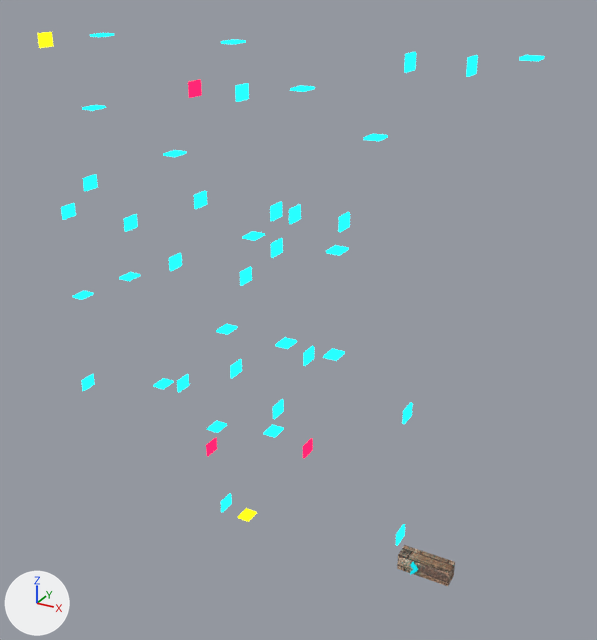
A saved change to the Blender file asset/portal/scena4.blend.
Both versions are drawn from a camera (50 mm lens) standing at (43.5, -73.5, 37.2) and looking at (2.2, 1.6, -0.3). The lights are fixed; the arrows at lower left show +X, +Y and +Z.

Objects in the first picture: 'Cube.046', 'Куб'.
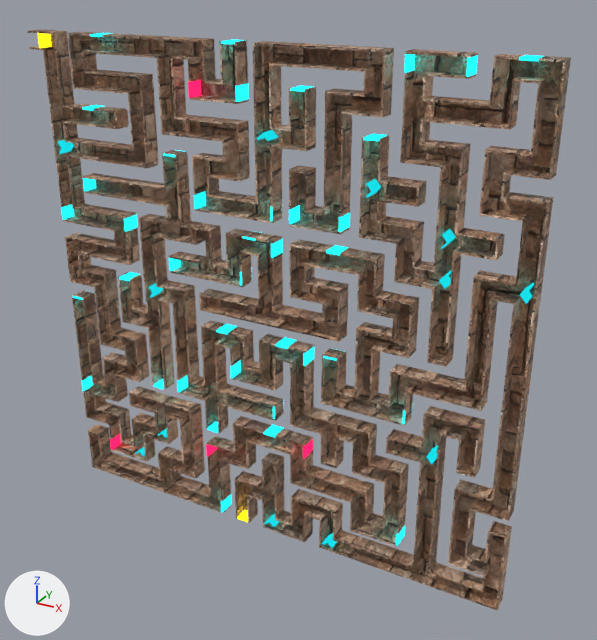
What differs and where, as boxes (x1, y1, x2, y2) in the pictures (597 x 640 px):
'Куб.019', shown: after (28, 29, 571, 610)
'Куб', deleted: before (397, 545, 455, 586)
'Cube.046', moved, turned: before (410, 562, 418, 575); after (520, 282, 534, 304)
'Cube.053', added: after (366, 179, 381, 198)
'Cube.056', added: after (58, 140, 74, 154)
'Cube.054', added: after (257, 130, 278, 141)
'Cube.055', added: after (441, 229, 456, 249)
'Cube.044', added: after (439, 270, 452, 289)
'Cube.045', added: after (426, 445, 438, 465)
'Cube.051', added: after (110, 434, 122, 450)
'Cube.052', added: after (149, 283, 164, 298)
'Cube.047', added: after (322, 533, 337, 548)
'Cube.048', added: after (264, 514, 279, 527)
'Cube.050', added: after (158, 428, 167, 438)
'Cube.049', added: after (135, 447, 145, 456)

Edits to the bpy script that builds the scene:
```text
Change ob_куб_019:
    remove ob_куб_019.hide_render = True
Change ob_cube_046:
    ob_cube_046.location: (18.7, -0.2, -27.0) -> (27.6, -0.2, 8.5)
    ob_cube_046.rotation_euler: (0.0, 2.199, 0.0) -> (0.0, -0.908, 0.0)  # degrees (0, 126, 0) -> degrees (0, -52, 0)
Remove ob_куб:
    ob_куб = bpy.data.objects.new('Куб', me_куб)
Add ob_cube_056:
    ob_cube_056 = bpy.data.objects.new('Cube.056', me_cube_056)  # 16 vertices, 12 faces; spans x -4.85..7.58, y -1.0..1.0, z -1.31..0.74; in mat_4_011 (cyan #1bf2ff)
    ob_cube_056.location = (-28.3, -0.2, 16.5)
    ob_cube_056.rotation_euler = (0.0, 2.182, 0.0)  # degrees (0, 125, 0)
    ob_cube_056.scale = (0.1, 1.06, 0.5)
Add ob_cube_055:
    ob_cube_055 = bpy.data.objects.new('Cube.055', me_cube_055)  # 16 vertices, 12 faces; spans x -4.85..7.58, y -1.0..1.0, z -1.31..0.74; in mat_4_010 (cyan #1bf2ff)
    ob_cube_055.location = (19.6, -0.2, 12.5)
    ob_cube_055.rotation_euler = (0.0, 2.182, 0.0)  # degrees (0, 125, 0)
    ob_cube_055.scale = (0.1, 1.06, 0.5)
Add ob_cube_054:
    ob_cube_054 = bpy.data.objects.new('Cube.054', me_cube_054)  # 16 vertices, 12 faces; spans x -4.85..7.58, y -1.0..1.0, z -1.31..0.74; in mat_4_009 (cyan #1bf2ff)
    ob_cube_054.location = (-0.3, -0.2, 20.4)
    ob_cube_054.rotation_euler = (0.0, 0.611, 0.0)  # degrees (0, 35, 0)
    ob_cube_054.scale = (0.1, 1.06, 0.5)
Add ob_cube_053:
    ob_cube_053 = bpy.data.objects.new('Cube.053', me_cube_053)  # 16 vertices, 12 faces; spans x -4.85..7.58, y -1.0..1.0, z -1.31..0.74; in mat_4_008 (cyan #1bf2ff)
    ob_cube_053.location = (11.6, -0.2, 16.4)
    ob_cube_053.rotation_euler = (0.0, 2.182, 0.0)  # degrees (0, 125, 0)
    ob_cube_053.scale = (0.1, 1.06, 0.5)
Add ob_cube_052:
    ob_cube_052 = bpy.data.objects.new('Cube.052', me_cube_052)  # 16 vertices, 12 faces; spans x -4.85..7.58, y -1.0..1.0, z -1.31..0.74; in mat_4_007 (cyan #1bf2ff)
    ob_cube_052.location = (-16.3, -0.2, 0.4)
    ob_cube_052.rotation_euler = (0.0, 2.182, 0.0)  # degrees (0, 125, 0)
    ob_cube_052.scale = (0.1, 1.06, 0.5)
Add ob_cube_051:
    ob_cube_051 = bpy.data.objects.new('Cube.051', me_cube_051)  # a box spanning x -1.0..1.0, y -1.0..1.0, z -1.0..0.78; in mat_material_044 (pink #ff1a55)
    ob_cube_051.location = (-25.2, -0.3, -23.4)
    ob_cube_051.scale = (0.12, 1.0, 0.9)
Add ob_cube_050:
    ob_cube_050 = bpy.data.objects.new('Cube.050', me_cube_050)  # 16 vertices, 12 faces; spans x -4.85..7.58, y -1.0..1.0, z -1.31..0.74; in mat_4_006 (cyan #1bf2ff)
    ob_cube_050.location = (-16.4, -0.2, -19.4)
    ob_cube_050.rotation_euler = (0.0, 0.611, 0.0)  # degrees (0, 35, 0)
    ob_cube_050.scale = (0.1, 1.06, 0.5)
Add ob_cube_049:
    ob_cube_049 = bpy.data.objects.new('Cube.049', me_cube_049)  # 16 vertices, 12 faces; spans x -4.85..7.58, y -1.0..1.0, z -1.31..0.74; in mat_4_005 (cyan #1bf2ff)
    ob_cube_049.location = (-20.4, -0.2, -23.4)
    ob_cube_049.rotation_euler = (0.0, 0.611, 0.0)  # degrees (0, 35, 0)
    ob_cube_049.scale = (0.1, 1.06, 0.5)
Add ob_cube_048:
    ob_cube_048 = bpy.data.objects.new('Cube.048', me_cube_048)  # 16 vertices, 12 faces; spans x -4.85..7.58, y -1.0..1.0, z -1.31..0.74; in mat_4_004 (cyan #1bf2ff)
    ob_cube_048.location = (-0.3, -0.2, -27.5)
    ob_cube_048.rotation_euler = (0.0, 0.611, 0.0)  # degrees (0, 35, 0)
    ob_cube_048.scale = (0.1, 1.06, 0.5)
Add ob_cube_047:
    ob_cube_047 = bpy.data.objects.new('Cube.047', me_cube_046)  # 16 vertices, 12 faces; spans x -4.85..7.58, y -1.0..1.0, z -1.31..0.74; in mat_4_003 (cyan #1bf2ff)
    ob_cube_047.location = (7.7, -0.2, -27.5)
    ob_cube_047.rotation_euler = (0.0, 0.611, 0.0)  # degrees (0, 35, 0)
    ob_cube_047.scale = (0.1, 1.06, 0.5)
Add ob_cube_045:
    ob_cube_045 = bpy.data.objects.new('Cube.045', me_cube_045)  # 16 vertices, 12 faces; spans x -4.85..7.58, y -1.0..1.0, z -1.31..0.74; in mat_4_002 (cyan #1bf2ff)
    ob_cube_045.location = (19.7, -0.2, -11.6)
    ob_cube_045.rotation_euler = (0.0, -0.908, 0.0)  # degrees (0, -52, 0)
    ob_cube_045.scale = (0.1, 1.06, 0.5)
Add ob_cube_044:
    ob_cube_044 = bpy.data.objects.new('Cube.044', me_cube_044)  # 16 vertices, 12 faces; spans x -4.85..7.58, y -1.0..1.0, z -1.31..0.74; in mat_4_001 (cyan #1bf2ff)
    ob_cube_044.location = (19.7, -0.2, 8.5)
    ob_cube_044.rotation_euler = (0.0, -0.908, 0.0)  # degrees (0, -52, 0)
    ob_cube_044.scale = (0.1, 1.06, 0.5)
```
